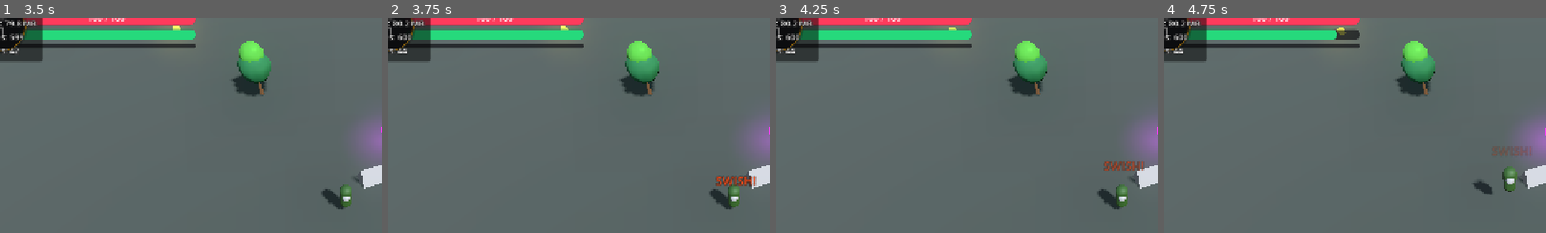
Above: before the commit, frames 1-4 (left to right).
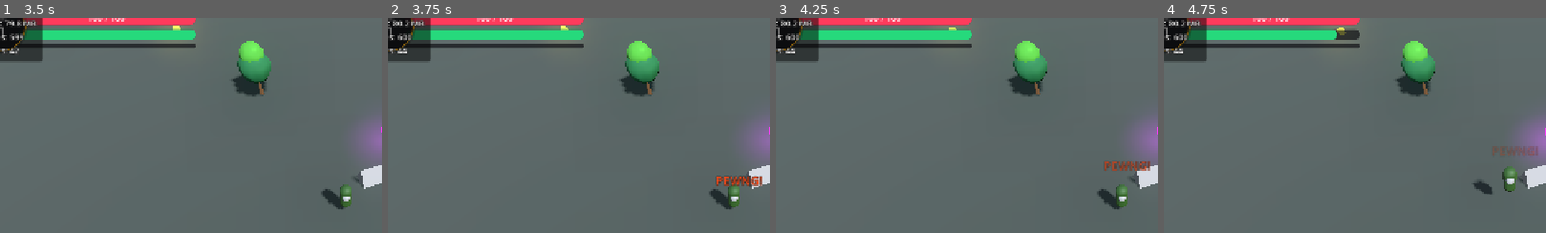
Above: after the commit, the same moments.

Repository: TradsKraken/GENOMORPH-
Game: Godot game, scene res://ui/main_menu.tscn
Same seed, same stepped clock (60 frames per second), same inputs: the game is played once before the commit and once after it.
Inputs (mouse positions are % of the whole screen's width and height, from its top left):
- Up to frame 1 (3.5 s): tap Enter (ui_accept) at 0.5, 0.77 s; move the mouse to (72, 45) at 0.52 s; hold Right (ui_right) 0.53-1.25 s; click (72, 45) at 0.67 s; click "PLAY GAME" at 1.25 s; click "PLAY GAME" at 2 s; drag from (30, 55) to (45, 70) at 2.77 s
- Up to frame 2 (3.75 s): click (92, 86) at 3.52 s
- Up to frame 3 (4.25 s): no input
- Up to frame 4 (4.75 s): click (86, 74) at 4.27 s
The pictures show only the part of the screen within x 5-55%, y 7-57%; the shares and areas given below are measured in that part.

Frame 1 is identical in both runs. In frame 2, 0.4% of the frame differs, in the area x 85-98%, y 73-79%; in frame 3, 0.4%; in frame 4, 0.1%.

Commit message:
feat: implement initial player control logic in player.gd

Diff:
--- a/player/player.gd
+++ b/player/player.gd
@@ -150,7 +150,7 @@
 		var cam := get_viewport().get_camera_3d()
 		if cam:
 			var scr := cam.unproject_position(global_position + Vector3(0, 1.5, 0))
-			hud.show_float_text("SWISH!", scr, Color(1.0, 0.3, 0.1))
+			hud.show_float_text("PEWNG!", scr, Color(1.0, 0.3, 0.1))
 
 
 # ── Animation ────────────────────────────────────────────────────────────────
